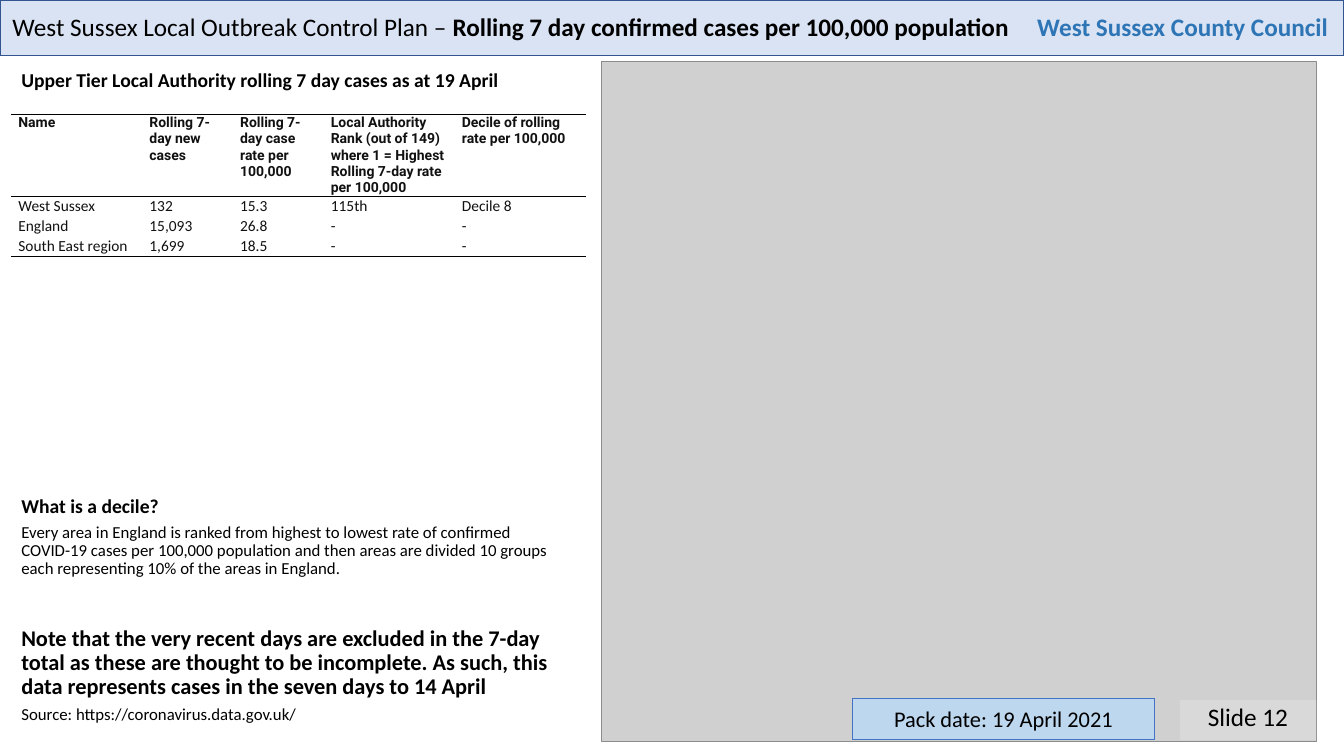
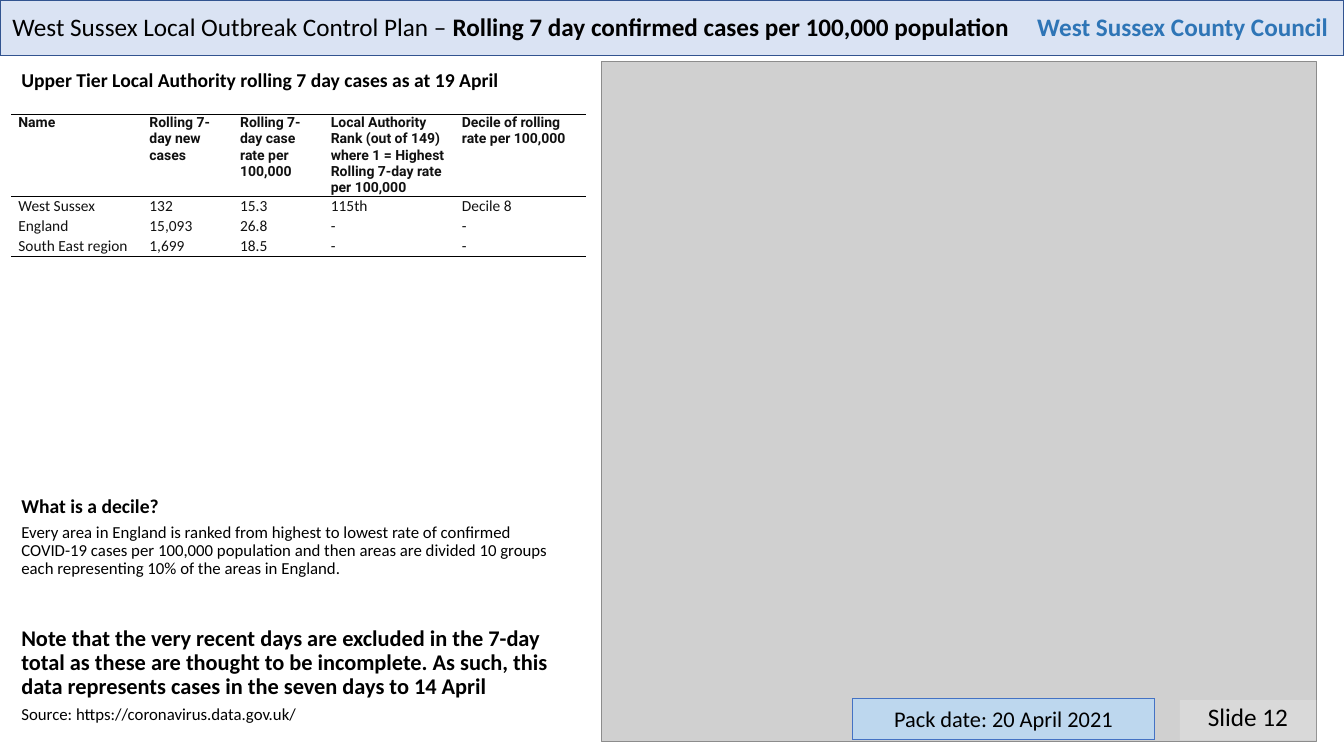
Before and after one commit to psychty/wsx_covid_datapack_public, a slide deck: slide 12 of Latest_West_Sussex_C19_slide_deck.pptx. Drawn at 1344x756 pixels with LibreOffice and Linux fonts; fonts in the diff are those of the drawing; grey boxes stand for pictures. Boxes give left, top, right and bottom in pixels: in the first picture for what was removed or moved away, otherwise in the second. Text is boxed around its words. In the diff, an @@ line names an element or a change of style, - is before the commit and + after.

Commit message:
Update mortality 20 April

```diff
--- a/Latest_West_Sussex_C19_slide_deck.pptx
+++ b/Latest_West_Sussex_C19_slide_deck.pptx
@@ text in rectangle at [894,711,1112,731]: text changed @@
-Pack date: 19 April 2021
+Pack date: 20 April 2021
```
Also in this commit, not shown: 21 other slides changed, 28 other files.
